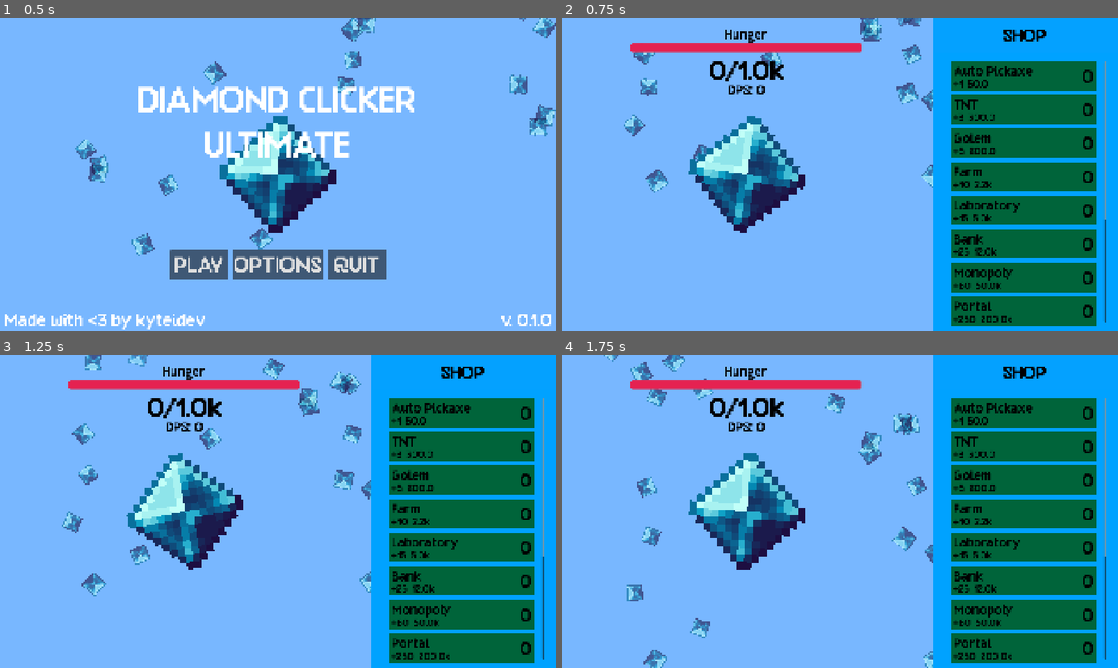
Above: before the commit, frames 1-4 (two rows, left to right).
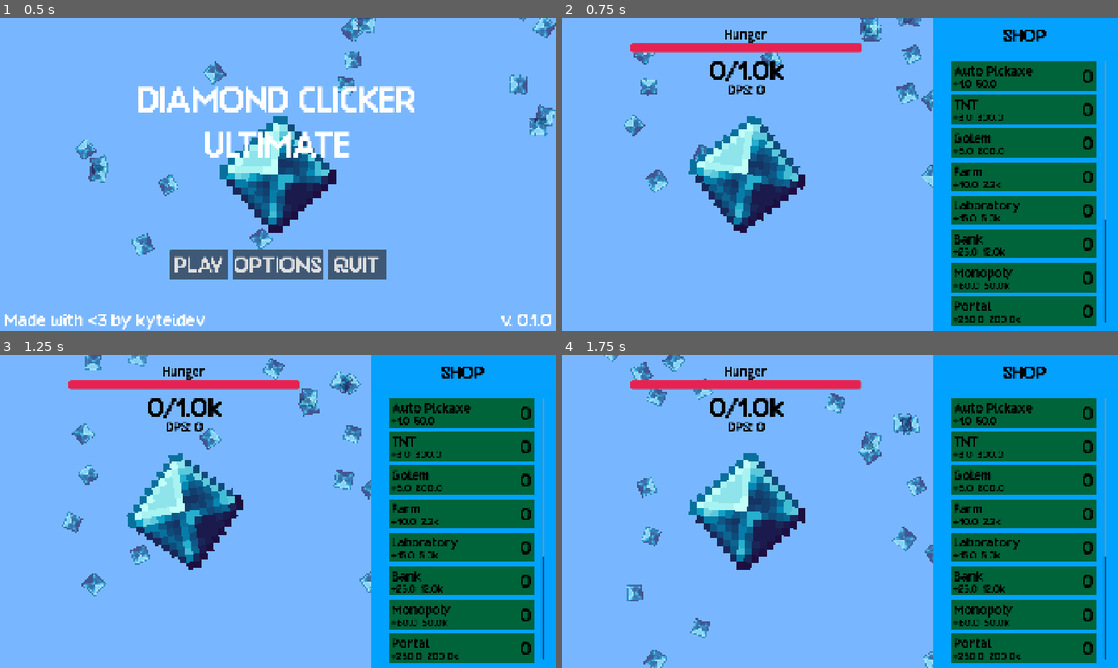
Above: after the commit, the same moments.

Repository: kyteidev/diamond-clicker-ultimate
Game: Godot game, scene res://scenes/menus/main_menu.tscn
Two runs of this game, one before a commit and one after it. Both use one fixed random seed, a clock stepped at 60 frames per second and the inputs below.
Inputs (mouse positions are in pixels of both pictures, inside the frame that each line leads up to):
- Up to frame 1 (0.5 s): no input
- Up to frame 2 (0.75 s): click "PLAY" at 0.5 s
- Up to frame 3 (1.25 s): no input
- Up to frame 4 (1.75 s): move the mouse to (962, 495) at 1.27 s; click (962, 495) at 1.35 s

Frame 1 is identical in both runs. In frame 2, 0.6% of the frame differs, in the area x 72-83%, y 19-98%; in frame 3, 0.6%; in frame 4, 0.6%.

Commit message:
apply multiplier to shop item dps labels

Diff:
--- a/scripts/shop_item.gd
+++ b/scripts/shop_item.gd
@@ -44,6 +44,7 @@
 func _physics_process(_delta: float) -> void:
 	cost_label.text = h.shorten_number(cost)
 	count_label.text = h.shorten_number(data.count)
+	dps_label.text = "+%s" % h.shorten_number(data.dps * sm.mult)
 
 	if sm.diamonds < cost:
 		if not disabled_overlay.visible:
